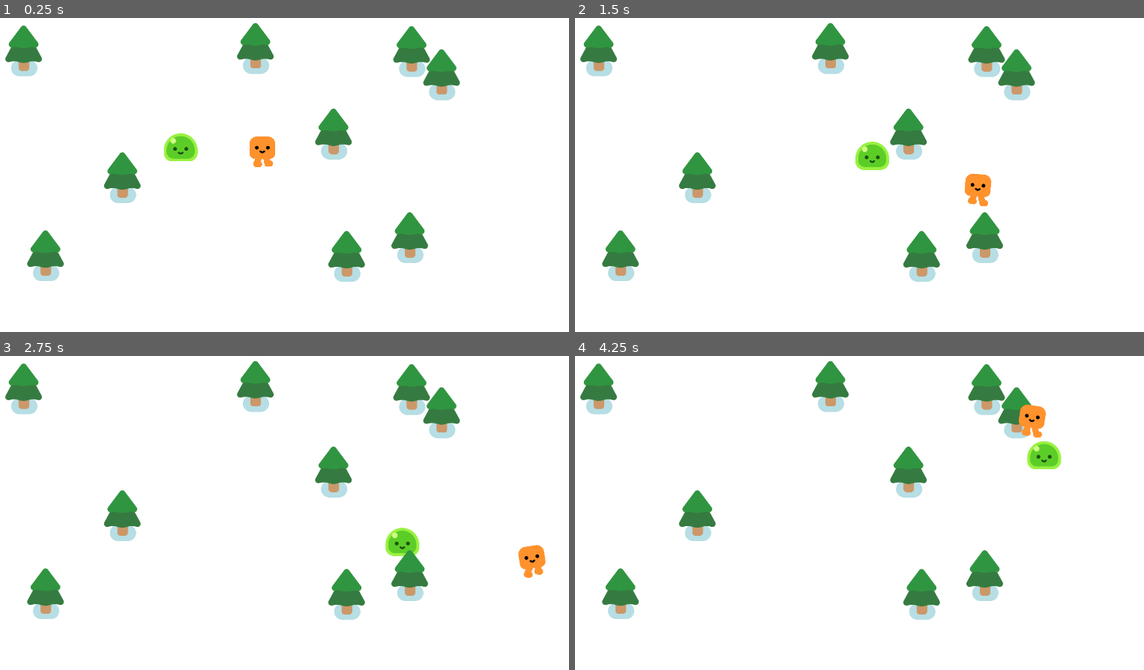
Above: before the commit, frames 1-4 (two rows, left to right).
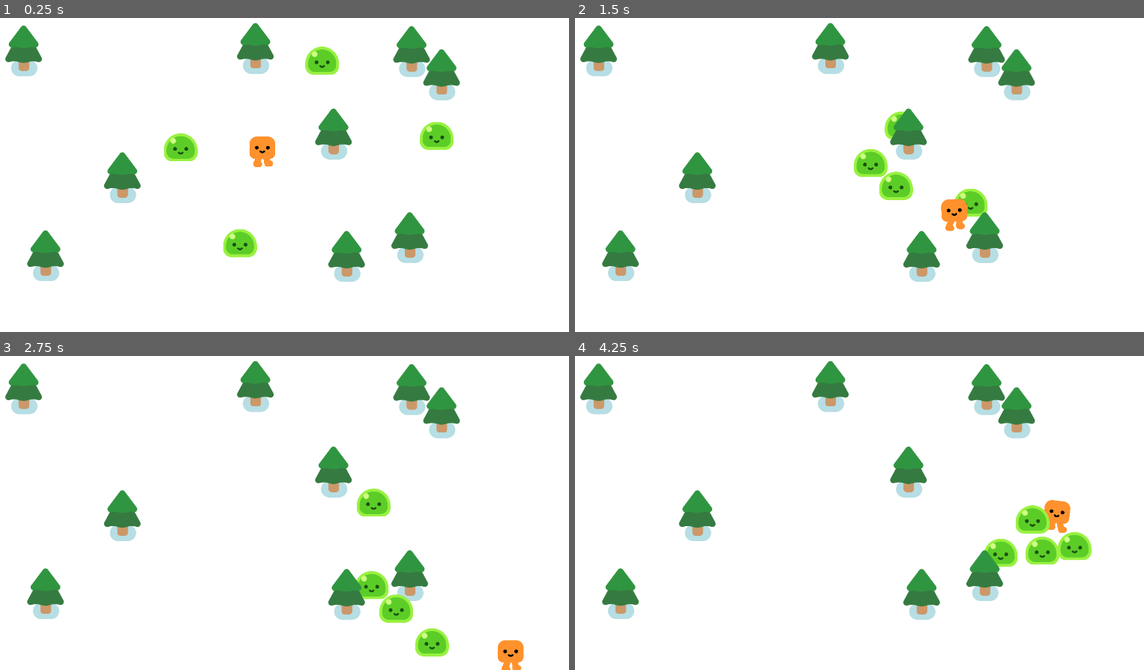
Above: after the commit, the same moments.

Repository: monkeytickler812/Final-Project
Game: Godot game, scene res://survivors_game.tscn
Two runs of this game, one before a commit and one after it. Both use one fixed random seed, a clock stepped at 60 frames per second and the inputs below.
Inputs:
- Up to frame 1 (0.25 s): no input
- Up to frame 2 (1.5 s): hold D (move_right) 0.53-1.28 s; hold S (move_down) from 1.28 s (still down)
- Up to frame 3 (2.75 s): release S (move_down) at 2.03 s; hold D (move_right) from 2.03 s (still down)
- Up to frame 4 (4.25 s): release D (move_right) at 2.78 s; hold W (move_up) 2.78-3.53 s; hold A (move_left) from 3.53 s (still down)

The runs differ from the first frame. In frame 1, 1.4% of the frame differs, in the area x 39-80%, y 9-77%; in frame 2, 2.0%; in frame 3, 3.0%, in the area x 62-96%, y 42-100%; in frame 4, 3.0%.

Commit message:
added camera and fixed the gray background

Diff:
--- a/Vampire Survivors/survivors_game.tscn
+++ b/Vampire Survivors/survivors_game.tscn
@@ -16,6 +16,15 @@
 
 [node name="Mob" parent="." instance=ExtResource("2_1yl6m")]
 position = Vector2(602, 519)
+
+[node name="Mob2" parent="." instance=ExtResource("2_1yl6m")]
+position = Vector2(1571, 480)
+
+[node name="Mob3" parent="." instance=ExtResource("2_1yl6m")]
+position = Vector2(848, 904)
+
+[node name="Mob4" parent="." instance=ExtResource("2_1yl6m")]
+position = Vector2(1170, 184)
 
 [node name="PineTree" parent="." instance=ExtResource("2_qwcls")]
 position = Vector2(174, 244)
